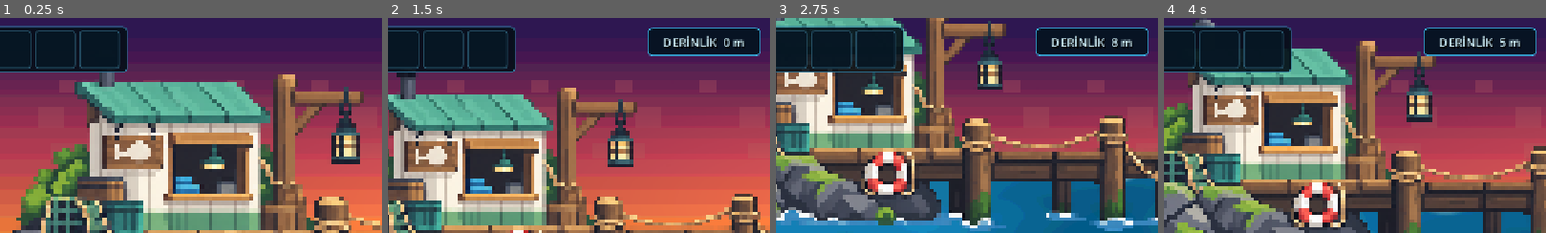
Above: before the commit, frames 1-4 (left to right).
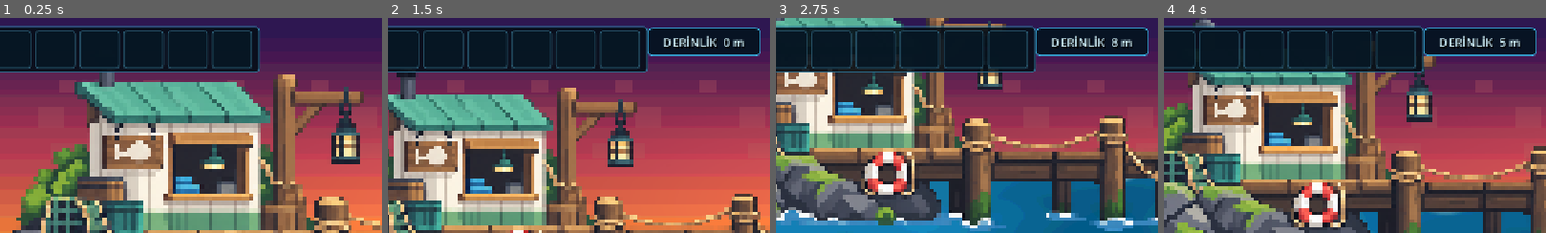
Above: after the commit, the same moments.

Repository: mirackayademir/TinyFisher
Game: Godot game, scene res://scenes/world.tscn
Two runs of this game, one before a commit and one after it. Both use one fixed random seed, a clock stepped at 60 frames per second and the inputs below.
Inputs (mouse positions are % of the whole screen's width and height, from its top left):
- Up to frame 1 (0.25 s): no input
- Up to frame 2 (1.5 s): move the mouse to (72, 45) at 0.52 s; hold D (move_right) 0.53-1.28 s; tap E (dock) at 0.6, 1.35 s; click (72, 45) at 0.67 s; move the mouse to (30, 55) at 1.27 s; hold S from 1.28 s (still down); click (30, 55) at 1.42 s
- Up to frame 3 (2.75 s): move the mouse to (60, 28) at 2.02 s; release S at 2.03 s; hold D (move_right) from 2.03 s (still down); tap E (dock) at 2.1 s; click (60, 28) at 2.17 s
- Up to frame 4 (4 s): move the mouse to (45, 70) at 2.77 s; release D (move_right) at 2.78 s; hold W 2.78-3.53 s; tap E (dock) at 2.85, 3.6 s; click (45, 70) at 2.92 s; move the mouse to (80, 65) at 3.52 s; hold A (move_left) from 3.53 s (still down); click (80, 65) at 3.67 s
The pictures show only the part of the screen within x 9-59%, y 0-50%; the shares and areas given below are measured in that part.

The runs differ from the first frame. In frame 1, 7.7% of the frame differs, in the area x 32-68%, y 3-26%; in frame 2, 7.7%; in frame 3, 7.4%; in frame 4, 7.7%.

Commit message:
Support seven fish in inventory and fight HUD

Diff:
--- a/scenes/hud.gd
+++ b/scenes/hud.gd
@@ -2,10 +2,23 @@
 
 @export var max_fish_capacity: int = 8
 
-const SARDALYA_TEXTURE = preload("res://assets/sardalya.png")
-const LEVREK_TEXTURE = preload("res://assets/levrek2.png")
-const USKUMRU_TEXTURE = preload("res://assets/uskumru.png")
-const TON_BALIGI_TEXTURE = preload("res://assets/tonbaligi.png")
+const FISH_ORDER: Array[String] = [
+	"Sardalya",
+	"Levrek",
+	"Uskumru",
+	"Ton Balığı",
+	"Kılıç Balığı",
+	"Köpekbalığı",
+	"Fener Balığı"
+]
+
+const SARDALYA_TEXTURE: Texture2D = preload("res://assets/sardalya.png")
+const LEVREK_TEXTURE: Texture2D = preload("res://assets/levrek2.png")
+const USKUMRU_TEXTURE: Texture2D = preload("res://assets/uskumru.png")
+const TON_BALIGI_TEXTURE: Texture2D = preload("res://assets/tonbaligi.png")
+const KILIC_BALIGI_TEXTURE: Texture2D = preload("res://assets/kilic_baligi.svg")
+const KOPEKBALIGI_TEXTURE: Texture2D = preload("res://assets/kopekbaligi.svg")
+const FENER_BALIGI_TEXTURE: Texture2D = preload("res://assets/fener_baligi.svg")
 
 @onready var inventory_panel: Panel = $InventoryPanel
 @onready var inventory_slots: HBoxContainer = $InventoryPanel/InventorySlots
@@ -52,11 +65,19 @@
 var _catch_status: Label
 var _catch_sparks: Array = []
 
+var inventory_slots_by_type: Dictionary = {}
+var inventory_icons_by_type: Dictionary = {}
+var inventory_labels_by_type: Dictionary = {}
+var discovery_state: Dictionary = {}
+
 var inventory: Dictionary = {
 	"Sardalya": 0,
 	"Levrek": 0,
 	"Uskumru": 0,
-	"Ton Balığı": 0
+	"Ton Balığı": 0,
+	"Kılıç Balığı": 0,
+	"Köpekbalığı": 0,
+	"Fener Balığı": 0
 }
 
 
@@ -64,8 +85,10 @@
 	_setup_inventory_visuals()
 	update_inventory()
 
-	for control in find_children("*", "Control", true, false):
-		control.mouse_filter = Control.MOUSE_FILTER_IGNORE
+	for control: Node in find_children("*", "Control", true, false):
+		var ui_control: Control = control as Control
+		if ui_control != null:
+			ui_control.mouse_filter = Control.MOUSE_FILTER_IGNORE
 
 	_setup_fight_visuals()
 	_setup_catch_visuals()
@@ -77,10 +100,10 @@
 
 func _setup_inventory_visuals() -> void:
 	inventory_panel.position = Vector2(14.0, 14.0)
-	inventory_panel.size = Vector2(310.0, 78.0)
+	inventory_panel.size = Vector2(532.0, 78.0)
 	inventory_panel.mouse_filter = Control.MOUSE_FILTER_IGNORE
 
-	var panel_style := StyleBoxFlat.new()
+	var panel_style: StyleBoxFlat = StyleBoxFlat.new()
 	panel_style.bg_color = Color(0.018, 0.055, 0.09, 0.90)
 	panel_style.border_color = Color(0.18, 0.48, 0.62, 0.92)
 	panel_style.border_width_left = 2
@@ -94,43 +117,94 @@
 	inventory_panel.add_theme_stylebox_override("panel", panel_style)
 
 	inventory_slots.position = Vector2(7.0, 7.0)
+	inventory_slots.size = Vector2(518.0, 64.0)
 	inventory_slots.add_theme_constant_override("separation", 6)
 
-	var slots: Array[Panel] = [slot_1, slot_2, slot_3, slot_4]
-	var icons: Array[TextureRect] = [fish_icon_1, fish_icon_2, fish_icon_3, fish_icon_4]
-	var labels: Array[Label] = [count_label_1, count_label_2, count_label_3, count_label_4]
-	var textures: Array[Texture2D] = [SARDALYA_TEXTURE, LEVREK_TEXTURE, USKUMRU_TEXTURE, TON_BALIGI_TEXTURE]
-
-	for i in range(4):
-		var slot := slots[i]
-		var icon := icons[i]
-		var label := labels[i]
-
-		slot.custom_minimum_size = Vector2(68.0, 64.0)
-		var slot_style := StyleBoxFlat.new()
-		slot_style.bg_color = Color(0.025, 0.09, 0.14, 0.92)
-		slot_style.border_color = Color(0.16, 0.34, 0.43, 0.95)
-		slot_style.border_width_left = 2
-		slot_style.border_width_top = 2
-		slot_style.border_width_right = 2
-		slot_style.border_width_bottom = 2
-		slot_style.corner_radius_top_left = 5
-		slot_style.corner_radius_top_right = 5
-		slot_style.corner_radius_bottom_left = 5
-		slot_style.corner_radius_bottom_right = 5
-		slot.add_theme_stylebox_override("panel", slot_style)
-
-		icon.texture = textures[i]
-		icon.expand_mode = TextureRect.EXPAND_IGNORE_SIZE
-		icon.stretch_mode = TextureRect.STRETCH_KEEP_ASPECT_COVERED
-		icon.texture_filter = CanvasItem.TEXTURE_FILTER_NEAREST
-		icon.modulate = Color(1.08, 1.08, 1.08, 1.0)
-
-		label.add_theme_font_size_override("font_size", 18)
-		label.add_theme_color_override("font_color", Color.WHITE)
-		label.add_theme_color_override("font_shadow_color", Color(0, 0, 0, 1))
-		label.add_theme_constant_override("shadow_offset_x", 2)
-		label.add_theme_constant_override("shadow_offset_y", 2)
+	_register_inventory_slot("Sardalya", slot_1, fish_icon_1, count_label_1)
+	_register_inventory_slot("Levrek", slot_2, fish_icon_2, count_label_2)
+	_register_inventory_slot("Uskumru", slot_3, fish_icon_3, count_label_3)
+	_register_inventory_slot("Ton Balığı", slot_4, fish_icon_4, count_label_4)
+
+	for fish_type: String in ["Kılıç Balığı", "Köpekbalığı", "Fener Balığı"]:
+		var runtime_slot: Panel = _create_runtime_inventory_slot(fish_type)
+		var runtime_icon: TextureRect = runtime_slot.get_node("FishIcon") as TextureRect
+		var runtime_label: Label = runtime_slot.get_node("CountLabel") as Label
+		_register_inventory_slot(fish_type, runtime_slot, runtime_icon, runtime_label)
+
+	for fish_type: String in FISH_ORDER:
+		discovery_state[fish_type] = false
+	_update_inventory_slot_visibility()
+
+
+func _create_runtime_inventory_slot(fish_type: String) -> Panel:
+	var slot: Panel = Panel.new()
+	slot.name = fish_type.replace(" ", "") + "Slot"
+	inventory_slots.add_child(slot)
+
+	var icon: TextureRect = TextureRect.new()
+	icon.name = "FishIcon"
+	slot.add_child(icon)
+
+	var count_label: Label = Label.new()
+	count_label.name = "CountLabel"
+	slot.add_child(count_label)
+
+	return slot
+
+
+func _register_inventory_slot(fish_type: String, slot: Panel, icon: TextureRect, label: Label) -> void:
+	inventory_slots_by_type[fish_type] = slot
+	inventory_icons_by_type[fish_type] = icon
+	inventory_labels_by_type[fish_type] = label
+
+	slot.custom_minimum_size = Vector2(68.0, 64.0)
+	slot.mouse_filter = Control.MOUSE_FILTER_IGNORE
+
+	var slot_style: StyleBoxFlat = StyleBoxFlat.new()
+	slot_style.bg_color = Color(0.025, 0.09, 0.14, 0.92)
+	slot_style.border_color = Color(0.16, 0.34, 0.43, 0.95)
+	slot_style.border_width_left = 2
+	slot_style.border_width_top = 2
+	slot_style.border_width_right = 2
+	slot_style.border_width_bottom = 2
+	slot_style.corner_radius_top_left = 5
+	slot_style.corner_radius_top_right = 5
+	slot_style.corner_radius_bottom_left = 5
+	slot_style.corner_radius_bottom_right = 5
+	slot.add_theme_stylebox_override("panel", slot_style)
+
+	icon.position = Vector2(4.0, 3.0)
+	icon.size = Vector2(60.0, 54.0)
+	icon.texture = _get_fish_texture(fish_type)
+	icon.expand_mode = TextureRect.EXPAND_IGNORE_SIZE
+	icon.stretch_mode = TextureRect.STRETCH_KEEP_ASPECT_CENTERED
+	icon.texture_filter = CanvasItem.TEXTURE_FILTER_NEAREST
+	icon.modulate = Color(1.08, 1.08, 1.08, 1.0)
+	icon.mouse_filter = Control.MOUSE_FILTER_IGNORE
+
+	label.position = Vector2(2.0, 40.0)
+	label.size = Vector2(64.0, 22.0)
+	label.horizontal_alignment = HORIZONTAL_ALIGNMENT_CENTER
+	label.vertical_alignment = VERTICAL_ALIGNMENT_CENTER
+	label.mouse_filter = Control.MOUSE_FILTER_IGNORE
+	label.add_theme_font_size_override("font_size", 17)
+	label.add_theme_color_override("font_color", Color.WHITE)
+	label.add_theme_color_override("font_shadow_color", Color(0, 0, 0, 1))
+	label.add_theme_constant_override("shadow_offset_x", 2)
+	label.add_theme_constant_override("shadow_offset_y", 2)
+
+
+func set_discovery_state(states: Dictionary) -> void:
+	for fish_type: String in FISH_ORDER:
+		discovery_state[fish_type] = bool(states.get(fish_type, false))
+	_update_inventory_slot_visibility()
+
+
+func _update_inventory_slot_visibility() -> void:
+	for fish_type: String in FISH_ORDER:
+		var icon: TextureRect = inventory_icons_by_type.get(fish_type) as TextureRect
+		if icon != null:
+			icon.visible = bool(discovery_state.get(fish_type, false))
 
 
 func _process(delta: float) -> void:
@@ -148,7 +222,7 @@
 
 
 func _setup_fight_visuals() -> void:
-	var panel_style := StyleBoxFlat.new()
+	var panel_style: StyleBoxFlat = StyleBoxFlat.new()
 	panel_style.bg_color = Color(0.018, 0.055, 0.095, 0.94)
 	panel_style.border_color = Color(0.19, 0.63, 0.78, 0.95)
 	panel_style.border_width_left = 3
@@ -161,7 +235,7 @@
 	panel_style.corner_radius_bottom_right = 10
 	fight_panel.add_theme_stylebox_override("panel", panel_style)
 
-	var bar_bg := StyleBoxFlat.new()
+	var bar_bg: StyleBoxFlat = StyleBoxFlat.new()
 	bar_bg.bg_color = Color(0.025, 0.09, 0.14, 1.0)
 	bar_bg.border_color = Color(0.10, 0.28, 0.36, 1.0)
 	bar_bg.border_width_left = 2
@@ -174,7 +248,7 @@
 	bar_bg.corner_radius_bottom_right = 6
 	fight_bar.add_theme_stylebox_override("background", bar_bg)
 
-	var bar_fill := StyleBoxFlat.new()
+	var bar_fill: StyleBoxFlat = StyleBoxFlat.new()
 	bar_fill.bg_color = Color(0.16, 0.68, 0.79, 0.92)
 	bar_fill.corner_radius_top_left = 5
 	bar_fill.corner_radius_top_right = 5
@@ -214,7 +288,7 @@
 
 
 func _setup_catch_visuals() -> void:
-	var catch_style := StyleBoxFlat.new()
+	var catch_style: StyleBoxFlat = StyleBoxFlat.new()
 	catch_style.bg_color = Color(0.018, 0.052, 0.09, 0.96)
 	catch_style.border_color = Color(1.0, 0.64, 0.18, 1.0)
 	catch_style.border_width_left = 5
@@ -243,15 +317,17 @@
 	_catch_status.add_theme_color_override("font_color", Color(0.55, 0.92, 0.78, 0.95))
 
 	_catch_sparks.clear()
-	for spark in catch_popup.find_children("Spark*", "ColorRect", false, false):
-		spark.mouse_filter = Control.MOUSE_FILTER_IGNORE
-		spark.pivot_offset = spark.size * 0.5
-		_catch_sparks.append(spark)
+	for spark_node: Node in catch_popup.find_children("Spark*", "ColorRect", false, false):
+		var spark: ColorRect = spark_node as ColorRect
+		if spark != null:
+			spark.mouse_filter = Control.MOUSE_FILTER_IGNORE
+			spark.pivot_offset = spark.size * 0.5
+			_catch_sparks.append(spark)
 
 
 func layout_fight_bar() -> void:
 	var viewport_size: Vector2 = get_viewport().get_visible_rect().size
-	var panel_size := Vector2(540.0, 138.0)
+	var panel_size: Vector2 = Vector2(540.0, 138.0)
 	fight_panel.position = Vector2(maxf((viewport_size.x - panel_size.x) * 0.5, 0.0), 34.0)
 	fight_panel.size = panel_size
 
@@ -350,28 +426,42 @@
 			fight_gain_speed = 36.0
 			fight_loss_speed = 11.0
 			zone_width = 112.0
-
 		"Levrek":
 			fish_move_speed = 145.0
 			fish_change_interval = 0.70
 			fight_gain_speed = 31.0
 			fight_loss_speed = 17.0
 			zone_width = 92.0
-
 		"Uskumru":
 			fish_move_speed = 205.0
 			fish_change_interval = 0.46
 			fight_gain_speed = 26.0
 			fight_loss_speed = 23.0
 			zone_width = 76.0
-
 		"Ton Balığı":
 			fish_move_speed = 265.0
 			fish_change_interval = 0.32
 			fight_gain_speed = 22.0
 			fight_loss_speed = 29.0
 			zone_width = 64.0
-
+		"Kılıç Balığı":
+			fish_move_speed = 315.0
+			fish_change_interval = 0.27
+			fight_gain_speed = 19.0
+			fight_loss_speed = 32.0
+			zone_width = 58.0
+		"Köpekbalığı":
+			fish_move_speed = 225.0
+			fish_change_interval = 0.42
+			fight_gain_speed = 17.5
+			fight_loss_speed = 35.0
+			zone_width = 60.0
+		"Fener Balığı":
+			fish_move_speed = 180.0
+			fish_change_interval = 0.50
+			fight_gain_speed = 18.0
+			fight_loss_speed = 31.0
+			zone_width = 56.0
 		_:
 			fish_move_speed = 125.0
 			fish_change_interval = 0.8
@@ -379,7 +469,7 @@
 			fight_loss_speed = 18.0
 			zone_width = 88.0
 
-	var ease_multiplier := maxf(0.58, 1.0 - float(fight_ease_level) * 0.08)
+	var ease_multiplier: float = maxf(0.58, 1.0 - float(fight_ease_level) * 0.08)
 	fish_move_speed *= ease_multiplier
 	fight_gain_speed += float(fight_ease_level) * 2.0
 	fight_loss_speed = maxf(8.0, fight_loss_speed - float(fight_ease_level) * 2.0)
@@ -416,8 +506,8 @@
 
 func get_total_fish() -> int:
 	var total: int = 0
-	for amount in inventory.values():
-		total += amount
+	for amount: Variant in inventory.values():
+		total += int(amount)
 	return total
 
 
@@ -429,10 +519,7 @@
 	if not can_add_fish():
 		return false
 
-	if not inventory.has(fish_type):
-		inventory[fish_type] = 0
-
-	inventory[fish_type] += 1
+	inventory[fish_type] = int(inventory.get(fish_type, 0)) + 1
 	update_inventory()
 	show_catch_effect(fish_type)
 	return true
@@ -454,9 +541,11 @@
 	catch_fish_icon.modulate = Color(1.7, 1.48, 0.76, 1.0)
 	catch_glow.color = Color(1.0, 0.67, 0.12, 0.06)
 
-	for spark in _catch_sparks:
-		spark.scale = Vector2(0.15, 0.15)
-		spark.modulate.a = 0.0
+	for spark_value: Variant in _catch_sparks:
+		var spark: ColorRect = spark_value as ColorRect
+		if spark != null:
+			spark.scale = Vector2(0.15, 0.15)
+			spark.modulate.a = 0.0
 
 	_catch_tween = create_tween()
 	_catch_tween.set_trans(Tween.TRANS_BACK)
@@ -467,10 +556,11 @@
 	_catch_tween.parallel().tween_property(catch_fish_icon, "modulate", Color.WHITE, 0.42)
 	_catch_tween.parallel().tween_property(catch_glow, "color", Color(1.0, 0.77, 0.18, 0.34), 0.24)
 
-	for i in range(_catch_sparks.size()):
-		var spark = _catch_sparks[i]
-		_catch_tween.parallel().tween_property(spark, "modulate:a", 1.0, 0.10).set_delay(0.03 * i)
-		_catch_tween.parallel().tween_property(spark, "scale", Vector2(1.65, 1.65), 0.18).set_delay(0.03 * i)
+	for i: int in range(_catch_sparks.size()):
+		var spark: ColorRect = _catch_sparks[i] as ColorRect
+		if spark != null:
+			_catch_tween.parallel().tween_property(spark, "modulate:a", 1.0, 0.10).set_delay(0.03 * i)
+			_catch_tween.parallel().tween_property(spark, "scale", Vector2(1.65, 1.65), 0.18).set_delay(0.03 * i)
 
 	_catch_tween.tween_property(catch_fish_icon, "rotation", deg_to_rad(4.0), 0.08)
 	_catch_tween.tween_property(catch_fish_icon, "rotation", deg_to_rad(-4.0), 0.08)
@@ -496,26 +586,20 @@
 			return USKUMRU_TEXTURE
 		"Ton Balığı":
 			return TON_BALIGI_TEXTURE
+		"Kılıç Balığı":
+			return KILIC_BALIGI_TEXTURE
+		"Köpekbalığı":
+			return KOPEKBALIGI_TEXTURE
+		"Fener Balığı":
+			return FENER_BALIGI_TEXTURE
 		_:
 			return SARDALYA_TEXTURE
 
 
 func update_inventory() -> void:
-	count_label_1.text = ""
-	count_label_2.text = ""
-	count_label_3.text = ""
-	count_label_4.text = ""
-
-	var sardalya_count: int = inventory.get("Sardalya", 0)
-	var levrek_count: int = inventory.get("Levrek", 0)
-	var uskumru_count: int = inventory.get("Uskumru", 0)
-	var ton_baligi_count: int = inventory.get("Ton Balığı", 0)
-
-	if sardalya_count > 0:
-		count_label_1.text = str(sardalya_count)
-	if levrek_count > 0:
-		count_label_2.text = str(levrek_count)
-	if uskumru_count > 0:
-		count_label_3.text = str(uskumru_count)
-	if ton_baligi_count > 0:
-		count_label_4.text = str(ton_baligi_count)
+	for fish_type: String in FISH_ORDER:
+		var label: Label = inventory_labels_by_type.get(fish_type) as Label
+		if label == null:
+			continue
+		var amount: int = int(inventory.get(fish_type, 0))
+		label.text = str(amount) if amount > 0 else ""
